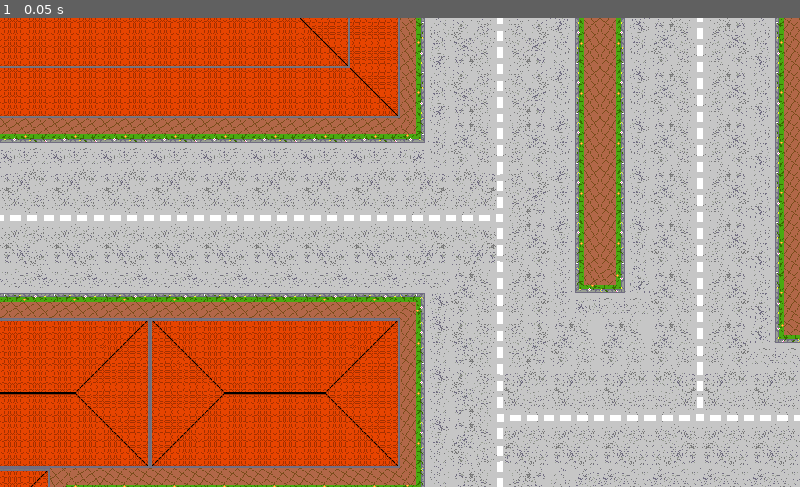
Above: before the commit, frame 1.
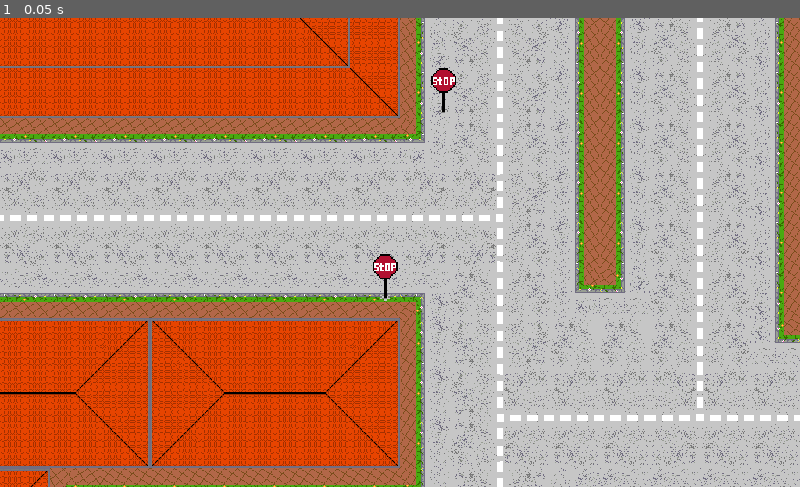
Above: after the commit, the same moment.

Repository: pastra98/DriveMeInsane
Game: Godot game, scene res://environment/levels/Level1.tscn
Two runs of this game, one before a commit and one after it. Both use one fixed random seed, a clock stepped at 60 frames per second and the inputs below. This scene is started directly instead of the project's main scene.
Inputs:
- Up to frame 1 (0.05 s): no input

The runs differ from the first frame. In frame 1, 0.3% of the frame differs, in the area x 46-57%, y 10-61%.
Error in both runs: Invalid get index 'unlocked_passengers' (on base: 'null instance'). (res://gui/gui_manager.gd:8)

Commit message:
implementing them comes with some challenges

Diff:
--- /dev/null
+++ b/src/environment/destructibles/BaseDestructible.tscn
@@ -0,0 +1,30 @@
+[gd_scene load_steps=2 format=2]
+
+[ext_resource path="res://environment/destructibles/base_destructable.gd" type="Script" id=1]
+
+[node name="RigidBody2D" type="RigidBody2D" groups=["destructible"]]
+collision_layer = 0
+mass = 0.25
+script = ExtResource( 1 )
+
+[node name="Complete" type="Sprite" parent="."]
+
+[node name="Fragments" type="Node2D" parent="."]
+
+[node name="CPUParticles2D" type="CPUParticles2D" parent="."]
+emitting = false
+amount = 20
+lifetime = 0.3
+one_shot = true
+explosiveness = 0.8
+spread = 180.0
+gravity = Vector2( 0, 0 )
+initial_velocity = 90.0
+scale_amount = 4.0
+color = Color( 0.419608, 0.419608, 0.419608, 1 )
+
+[node name="CollisionShape2D" type="CollisionShape2D" parent="."]
+
+[node name="Timer" type="Timer" parent="."]
+
+[connection signal="timeout" from="Timer" to="." method="_on_Timer_timeout"]
--- /dev/null
+++ b/src/environment/destructibles/base_destructable.gd
@@ -0,0 +1,32 @@
+extends RigidBody2D
+
+var destroyed = false
+var rng = RandomNumberGenerator.new()
+export (Array, Texture) var fragment_pics
+
+func destroy():
+    if not destroyed:
+        destroyed = true
+        $"CPUParticles2D".emitting = true
+        $"Timer".start(3)
+        for frag_pic in fragment_pics:
+            var rb = RigidBody2D.new()
+            rb.collision_layer = 0
+            var spr = Sprite.new()
+            spr.texture = frag_pic
+            rb.add_child(spr)
+            var col = CollisionShape2D.new()
+            col.shape = CircleShape2D.new()
+            rb.add_child(col)
+            $"Fragments".add_child(rb)
+        yield(get_tree().create_timer(0.01), "timeout")
+        for rb in $"Fragments".get_children():
+            rb.linear_velocity = linear_velocity + Vector2(rng.randf_range(-10,10), rng.randf_range(-10,10))
+            rb.angular_velocity = angular_velocity
+            rb.linear_damp = 0.99
+            rb.angular_damp = 0.99
+        $"Complete".hide()
+
+
+func _on_Timer_timeout():
+    queue_free()
--- /dev/null
+++ b/src/environment/destructibles/stopsign/StopSign.tscn
@@ -0,0 +1,20 @@
+[gd_scene load_steps=7 format=2]
+
+[ext_resource path="res://environment/destructibles/BaseDestructible.tscn" type="PackedScene" id=1]
+[ext_resource path="res://environment/destructibles/stopsign/stopsign.png" type="Texture" id=2]
+[ext_resource path="res://environment/destructibles/stopsign/stopsign_frag1.png" type="Texture" id=3]
+[ext_resource path="res://environment/destructibles/stopsign/stopsign_frag3.png" type="Texture" id=4]
+[ext_resource path="res://environment/destructibles/stopsign/stopsign_frag2.png" type="Texture" id=5]
+
+[sub_resource type="CapsuleShape2D" id=1]
+height = 34.0
+
+[node name="StopSign" instance=ExtResource( 1 )]
+mass = 0.05
+fragment_pics = [ ExtResource( 3 ), ExtResource( 5 ), ExtResource( 4 ) ]
+
+[node name="Complete" parent="." index="0"]
+texture = ExtResource( 2 )
+
+[node name="CollisionShape2D" parent="." index="3"]
+shape = SubResource( 1 )
--- a/src/environment/levels/Level1.tscn
+++ b/src/environment/levels/Level1.tscn
@@ -1,6 +1,7 @@
-[gd_scene load_steps=2 format=2]
+[gd_scene load_steps=3 format=2]
 
 [ext_resource path="res://environment/tilemaps/Map1.tscn" type="PackedScene" id=1]
+[ext_resource path="res://environment/destructibles/stopsign/StopSign.tscn" type="PackedScene" id=2]
 
 [node name="Level" instance=ExtResource( 1 )]
 level_nr = 1
@@ -11,4 +12,25 @@
 unlocks_passengers = [ "karen" ]
 
 [node name="PlayerPos" type="Position2D" parent="." index="1"]
-position = Vector2( 640, 675 )
+position = Vector2( 920, 207 )
+
+[node name="StopSign" parent="." index="2" instance=ExtResource( 2 )]
+position = Vector2( 568, 94 )
+
+[node name="StopSign2" parent="." index="3" instance=ExtResource( 2 )]
+position = Vector2( 562, -160 )
+
+[node name="StopSign3" parent="." index="4" instance=ExtResource( 2 )]
+position = Vector2( 493, 332 )
+
+[node name="StopSign4" parent="." index="5" instance=ExtResource( 2 )]
+position = Vector2( -378, 329 )
+
+[node name="StopSign5" parent="." index="6" instance=ExtResource( 2 )]
+position = Vector2( -343, 128 )
+
+[node name="StopSign6" parent="." index="7" instance=ExtResource( 2 )]
+position = Vector2( -159, 120 )
+
+[node name="StopSign7" parent="." index="8" instance=ExtResource( 2 )]
+position = Vector2( -670, 343 )
--- a/src/environment/levels/level.gd
+++ b/src/environment/levels/level.gd
@@ -132,6 +132,7 @@
 
 func restart_level():
     # prepare level again
+    get_tree().reload_current_scene()
     prepare_level(main.unlocked_passengers)
     # add previous selected passengers again
     for passenger_name in selected_passenger_names:
--- a/src/player/car.gd
+++ b/src/player/car.gd
@@ -47,12 +47,19 @@
         t_vel_update = 0
     # if there are collsions, the coll force is dv magnitude / 100
     if state.get_contact_count() > 0:
-        var col_force = (state.linear_velocity - prev_lv).length() / 100
-        state.apply_impulse(state.get_contact_local_position(0), state.get_contact_local_normal(0)*col_force)
-        state.angular_velocity = clamp(state.angular_velocity, -TAU, TAU)
-        _lv_override = state.linear_velocity
-        play_crash_sound(col_force)
-        emit_signal("damage_taken", col_force)
+        var col_obj = state.get_contact_collider_object(0)
+        if col_obj != null:
+            if col_obj.is_in_group("destructible"):
+                var destr_obj = state.get_contact_collider_object(0)
+                destr_obj.destroy()
+            else:
+                var col_force = (state.linear_velocity - prev_lv).length() / 100
+                state.apply_impulse(state.get_contact_local_position(0), state.get_contact_local_normal(0)*col_force)
+                state.angular_velocity = clamp(state.angular_velocity, -TAU, TAU)
+                _lv_override = state.linear_velocity
+                play_crash_sound(col_force)
+                if col_obj.is_in_group("static_env"):
+                    emit_signal("damage_taken", col_force)
     # handbrake velocity override
     _is_braking = Input.is_action_pressed("ui_select") and not all_gas_no_brakes
     if _is_braking:
@@ -112,7 +119,7 @@
 func play_crash_sound(col_force: float):
     for as_player in $"Sounds/Crashes".get_children():
         if sound_rng.randf() < 0.3 and not as_player.playing:
-            as_player.volume_db = range_lerp(col_force, 0, 7, -80, -40)
+            as_player.volume_db = range_lerp(col_force, 0, 7, -80, -20)
             as_player.play()
             break
 
Binary file added: src/environment/destructibles/stopsign/stopsign.png
Not shown, added: src/environment/destructibles/stopsign/stopsign.png.import
Binary file added: src/environment/destructibles/stopsign/stopsign_frag1.png
Not shown, added: src/environment/destructibles/stopsign/stopsign_frag1.png.import
Binary file added: src/environment/destructibles/stopsign/stopsign_frag2.png
Not shown, added: src/environment/destructibles/stopsign/stopsign_frag2.png.import
Binary file added: src/environment/destructibles/stopsign/stopsign_frag3.png
Not shown, added: src/environment/destructibles/stopsign/stopsign_frag3.png.import
Binary file added: src/environment/destructibles/trashcan/trashcan.png
Not shown, added: src/environment/destructibles/trashcan/trashcan.png.import
